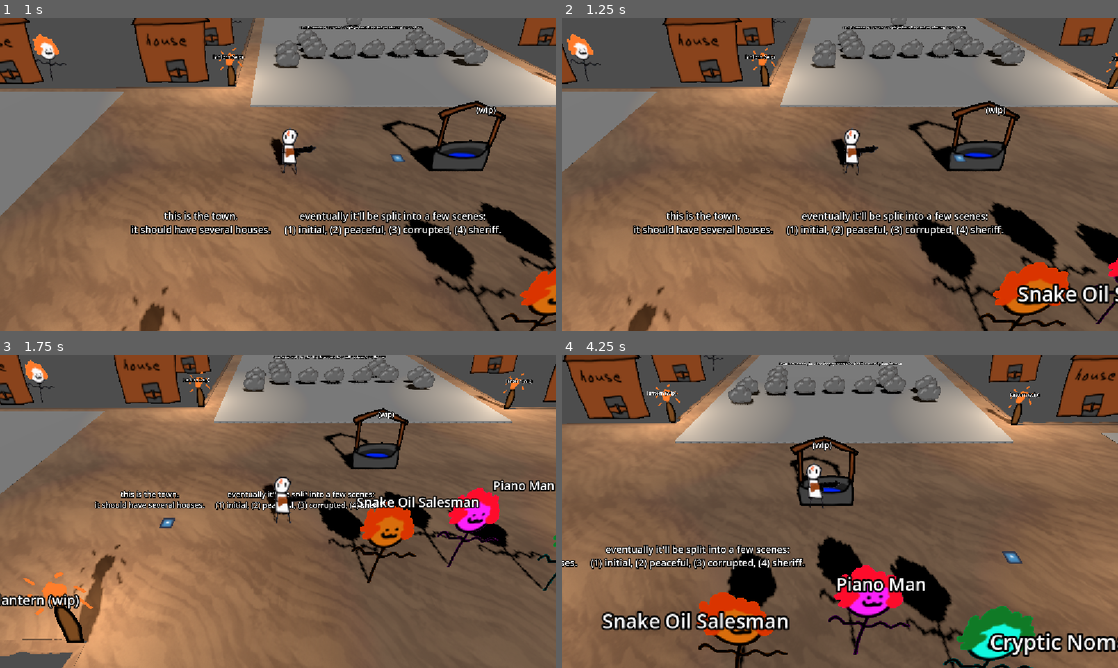
Above: before the commit, frames 1-4 (two rows, left to right).
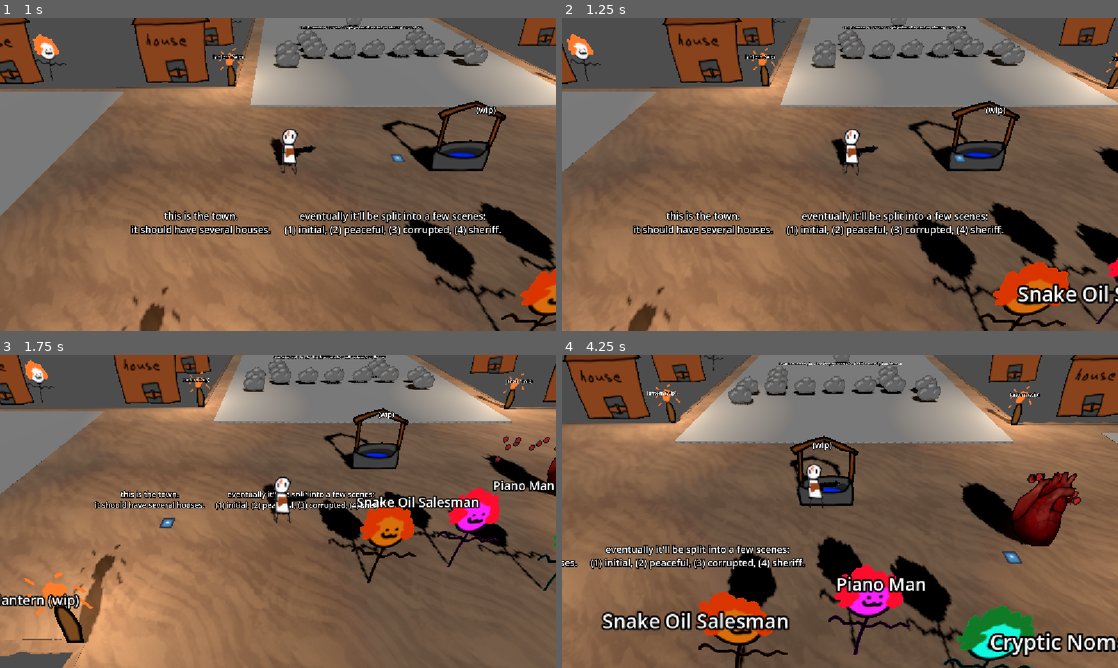
Above: after the commit, the same moments.

Repository: gmuGADIG/DEADSHOT
Game: Godot game, scene res://world/levels/town/level_town_1.tscn
Two runs of this game, one before a commit and one after it. Both use one fixed random seed, a clock stepped at 60 frames per second and the inputs below. This scene is started directly instead of the project's main scene. The engine's default icon, where the game draws it, is replaced by a stand-in: a white triangle on a blue panel in a dark square.
Inputs (mouse positions are in pixels of both pictures, inside the frame that each line leads up to):
- Up to frame 1 (1 s): move the mouse to (400, 158) at 0.52 s; press the mouse at (400, 158) at 0.53 s; hold D (move_right) from 0.53 s (still down)
- Up to frame 2 (1.25 s): keep holding D (move_right)
- Up to frame 3 (1.75 s): move the mouse to (166, 527) at 1.27 s; release D (move_right) at 1.28 s; release the mouse at (166, 527) at 1.28 s; hold S (move_down) from 1.28 s (still down); tap E (interact) at 1.35 s
- Up to frame 4 (4.25 s): move the mouse to (895, 442) at 2.02 s; release S (move_down) at 2.03 s; hold D (move_right) 2.03-2.78 s; tap Space (roll) at 2.1 s; move the mouse to (812, 574) at 2.77 s; hold W (move_up) 2.78-3.53 s; right-click (812, 574) at 2.85 s; move the mouse to (1006, 558) at 3.52 s; press the mouse at (1006, 558) at 3.53 s; hold A (move_left) from 3.53 s (still down)

Frame 1 is identical in both runs. In frame 2, 0.2% of the frame differs, in the area x 95-100%, y 41-50%; in frame 3, 0.7%; in frame 4, 2.9%, in the area x 71-94%, y 37-62%.

Commit message:
Various level tweaks for the demo

Diff:
--- a/world/interactables/barrel/barrel.tscn
+++ b/world/interactables/barrel/barrel.tscn
@@ -28,6 +28,7 @@
 }]
 
 [sub_resource type="CylinderShape3D" id="CylinderShape3D_lbkrv"]
+height = 1.9055176
 radius = 0.89697266
 
 [node name="Barrel" type="CharacterBody3D"]
@@ -40,7 +41,7 @@
 shape = SubResource("CylinderShape3D_polpe")
 
 [node name="AnimatedSprite3D" type="AnimatedSprite3D" parent="."]
-transform = Transform3D(0.5376869, 0, 0, 0, 0.46097943, 0.27677637, 0, -0.27677637, 0.46097943, 0, 0, 0)
+transform = Transform3D(0.5376869, 0, 0, 0, 0.46097943, 0.27677637, 0, -0.27677637, 0.46097943, 0, 0.7961457, 0)
 sprite_frames = SubResource("SpriteFrames_5vsq6")
 animation = &"idle"
 autoplay = "idle"
@@ -53,6 +54,7 @@
 damage = 10
 
 [node name="CollisionShape3D" type="CollisionShape3D" parent="EnemyHurter"]
+transform = Transform3D(1, 0, 0, 0, 1, 0, 0, 0, 1, 0, 0.8026123, 0)
 shape = SubResource("CylinderShape3D_lbkrv")
 
 [connection signal="area_entered" from="EnemyHurter" to="EnemyHurter" method="_on_area_entered"]
--- a/world/levels/desert_large/level_desert_large.tscn
+++ b/world/levels/desert_large/level_desert_large.tscn
@@ -8,6 +8,11 @@
 [ext_resource type="PackedScene" uid="uid://bb3qdjspo0kcq" path="res://world/interactables/barrel/barrel.tscn" id="8_afdcq"]
 [ext_resource type="PackedScene" uid="uid://c2bxn6p802s68" path="res://world/interactables/cover/cover_cactus_small.tscn" id="8_bu2xb"]
 [ext_resource type="PackedScene" uid="uid://ckbr1getgwitd" path="res://world/interactables/tumbleweed/tumbleweed.tscn" id="9_bu2xb"]
+[ext_resource type="PackedScene" uid="uid://dhb2pgqbfvxoa" path="res://world/enemy/encounter/encounter.tscn" id="9_fpcaa"]
+[ext_resource type="PackedScene" uid="uid://nh502xx1aqq1" path="res://world/enemy/meat/meat.tscn" id="10_r6j0u"]
+[ext_resource type="PackedScene" uid="uid://dwdhuncnyfmcw" path="res://world/enemy/wilder/wilder.tscn" id="11_4q5tc"]
+[ext_resource type="PackedScene" uid="uid://b4n4rflu3my0v" path="res://world/enemy/longhorn/longhorn.tscn" id="12_qk81x"]
+[ext_resource type="PackedScene" uid="uid://dxdkwdigtcn43" path="res://world/enemy/test/enemy_test.tscn" id="13_r6j0u"]
 
 [sub_resource type="NavigationMesh" id="NavigationMesh_afdcq"]
 vertices = PackedVector3Array(-10.250001, 0.489998, -33.554787, -10.250001, 0.489998, -31.804787, -8.750001, 0.489998,  …(1947 unchanged characters)…
@@ -19,6 +24,9 @@
 "tilts": PackedFloat32Array(0, 0, 0, 0, 0, 0, 0, 0, 0, 0, 0, 0, 0, 0, 0, 0, 0, 0, 0, 0, 0, 0, 0, 0, 0, 0, 0, 0, 0, 0, 0, 0, 0, 0, 0, 0, 0, 0, 0, 0, 0, 0, 0, 0, 0, 0, 0, 0, 0, 0, 0, 0, 0, 0, 0, 0, 0, 0, 0, 0, 0, 0, 0, 0, 0, 0, 0, 0)
 }
 point_count = 68
+
+[sub_resource type="BoxShape3D" id="BoxShape3D_b84ov"]
+size = Vector3(10, 3, 10)
 
 [node name="LevelDesertLarge" instance=ExtResource("1_b00wy")]
 
@@ -61,88 +69,116 @@
 
 [node name="Boulder" type="Node" parent="." index="7"]
 
-[node name="Boulder" parent="Boulder" index="0" instance=ExtResource("7_afdcq")]
-transform = Transform3D(1, 0, 0, 0, 1, 0, 0, 0, 1, 19.811537, 0.17816657, -2.0705712)
-
-[node name="Boulder2" parent="Boulder" index="1" instance=ExtResource("7_afdcq")]
+[node name="Boulder2" parent="Boulder" index="0" instance=ExtResource("7_afdcq")]
 transform = Transform3D(1, 0, 0, 0, 1, 0, 0, 0, 1, 18.462555, 0.1781648, -27.93689)
 
-[node name="Boulder3" parent="Boulder" index="2" instance=ExtResource("7_afdcq")]
+[node name="Boulder3" parent="Boulder" index="1" instance=ExtResource("7_afdcq")]
 transform = Transform3D(1, 0, 0, 0, 1, 0, 0, 0, 1, 17.201342, 0.17816389, -26.712894)
 
-[node name="Boulder4" parent="Boulder" index="3" instance=ExtResource("7_afdcq")]
+[node name="Boulder4" parent="Boulder" index="2" instance=ExtResource("7_afdcq")]
 transform = Transform3D(1, 0, 0, 0, 1, 0, 0, 0, 1, 18.515718, 0.17816478, -25.28032)
 
-[node name="Boulder5" parent="Boulder" index="4" instance=ExtResource("7_afdcq")]
+[node name="Boulder5" parent="Boulder" index="3" instance=ExtResource("7_afdcq")]
 transform = Transform3D(1, 0, 0, 0, 1, 0, 0, 0, 1, 17.042234, 0.17816493, -24.416393)
 
-[node name="Boulder6" parent="Boulder" index="5" instance=ExtResource("7_afdcq")]
+[node name="Boulder6" parent="Boulder" index="4" instance=ExtResource("7_afdcq")]
 transform = Transform3D(1, 0, 0, 0, 1, 0, 0, 0, 1, 11.21336, 0.17816426, -26.50298)
 
-[node name="Boulder7" parent="Boulder" index="6" instance=ExtResource("7_afdcq")]
+[node name="Boulder7" parent="Boulder" index="5" instance=ExtResource("7_afdcq")]
 transform = Transform3D(1, 0, 0, 0, 1, 0, 0, 0, 1, 0.94015527, 0.17816462, -29.55384)
 
-[node name="Boulder8" parent="Boulder" index="7" instance=ExtResource("7_afdcq")]
+[node name="Boulder8" parent="Boulder" index="6" instance=ExtResource("7_afdcq")]
 transform = Transform3D(1, 0, 0, 0, 1, 0, 0, 0, 1, 5.5779686, 0.1781647, -30.717464)
 
-[node name="Boulder9" parent="Boulder" index="8" instance=ExtResource("7_afdcq")]
+[node name="Boulder9" parent="Boulder" index="7" instance=ExtResource("7_afdcq")]
 transform = Transform3D(1, 0, 0, 0, 1, 0, 0, 0, 1, 12.396245, 0.17816356, -34.385365)
 
-[node name="Boulder10" parent="Boulder" index="9" instance=ExtResource("7_afdcq")]
+[node name="Boulder10" parent="Boulder" index="8" instance=ExtResource("7_afdcq")]
 transform = Transform3D(1, 0, 0, 0, 1, 0, 0, 0, 1, 13.794845, 0.17816448, -33.580948)
 
-[node name="Boulder11" parent="Boulder" index="10" instance=ExtResource("7_afdcq")]
+[node name="Boulder11" parent="Boulder" index="9" instance=ExtResource("7_afdcq")]
 transform = Transform3D(1, 0, 0, 0, 1, 0, 0, 0, 1, 14.980199, 0.17816451, -32.758507)
 
-[node name="Boulder12" parent="Boulder" index="11" instance=ExtResource("7_afdcq")]
+[node name="Boulder12" parent="Boulder" index="10" instance=ExtResource("7_afdcq")]
 transform = Transform3D(1, 0, 0, 0, 1, 0, 0, 0, 1, 15.4549465, 0.17816478, -31.566849)
 
-[node name="Boulder13" parent="Boulder" index="12" instance=ExtResource("7_afdcq")]
+[node name="Boulder13" parent="Boulder" index="11" instance=ExtResource("7_afdcq")]
 transform = Transform3D(1, 0, 0, 0, 1, 0, 0, 0, 1, 19.207636, 0.17816505, -46.157387)
 
-[node name="Boulder14" parent="Boulder" index="13" instance=ExtResource("7_afdcq")]
+[node name="Boulder14" parent="Boulder" index="12" instance=ExtResource("7_afdcq")]
 transform = Transform3D(1, 0, 0, 0, 1, 0, 0, 0, 1, 19.14983, 0.17816395, -47.24311)
 
-[node name="Boulder15" parent="Boulder" index="14" instance=ExtResource("7_afdcq")]
+[node name="Boulder15" parent="Boulder" index="13" instance=ExtResource("7_afdcq")]
 transform = Transform3D(1, 0, 0, 0, 1, 0, 0, 0, 1, 20.913963, 0.17816347, -47.29476)
 
 [node name="Cacti" type="Node" parent="." index="8"]
 
 [node name="Small_Cacti" type="Node" parent="Cacti" index="0"]
 
-[node name="CactusSmall" parent="Cacti/Small_Cacti" index="0" instance=ExtResource("8_bu2xb")]
-transform = Transform3D(1, 0, 0, 0, 1, 0, 0, 0, 1, 5.601919, 3.8467604e-07, -3.0178459)
-
-[node name="CactusSmall2" parent="Cacti/Small_Cacti" index="1" instance=ExtResource("8_bu2xb")]
-transform = Transform3D(1, 0, 0, 0, 1, 0, 0, 0, 1, 12.14134, -5.2422085e-05, -12.818533)
-
 [node name="Large_Cacti" type="Node" parent="Cacti" index="1"]
 
-[node name="CactusLarge" parent="Cacti/Large_Cacti" index="0" instance=ExtResource("4_xa3ak")]
-transform = Transform3D(1, 0, 0, 0, 1, 0, 0, 0, 1, 19.09703, -2.0367612e-07, -6.099324)
-
-[node name="CactusLarge2" parent="Cacti/Large_Cacti" index="1" instance=ExtResource("4_xa3ak")]
-transform = Transform3D(1, 0, 0, 0, 1, 0, 0, 0, 1, 9.072891, -6.496742e-07, -5.2471523)
-
-[node name="CactusLarge3" parent="Cacti/Large_Cacti" index="2" instance=ExtResource("4_xa3ak")]
+[node name="CactusLarge3" parent="Cacti/Large_Cacti" index="0" instance=ExtResource("4_xa3ak")]
 transform = Transform3D(1, 0, 0, 0, 1, 0, 0, 0, 1, 8.384895, -1.6032386e-06, -44.77323)
 
 [node name="Tumbleweeds" type="Node" parent="." index="9"]
 
-[node name="Tumbleweed" parent="Tumbleweeds" index="0" instance=ExtResource("9_bu2xb")]
-transform = Transform3D(1, 0, 0, 0, 1, 0, 0, 0, 1, 11.923746, 0.18278442, -7.6265445)
-
-[node name="Tumbleweed2" parent="Tumbleweeds" index="1" instance=ExtResource("9_bu2xb")]
+[node name="Tumbleweed2" parent="Tumbleweeds" index="0" instance=ExtResource("9_bu2xb")]
 transform = Transform3D(1, 0, 0, 0, 1, 0, 0, 0, 1, 16.675835, 0.18278296, -44.48444)
 
-[node name="Tumbleweed3" parent="Tumbleweeds" index="2" instance=ExtResource("9_bu2xb")]
+[node name="Tumbleweed3" parent="Tumbleweeds" index="1" instance=ExtResource("9_bu2xb")]
 transform = Transform3D(1, 0, 0, 0, 1, 0, 0, 0, 1, 23.102127, 0.18278383, -50.378468)
 
-[node name="CactusSmall" parent="Tumbleweeds" index="3" instance=ExtResource("8_bu2xb")]
+[node name="CactusSmall" parent="Tumbleweeds" index="2" instance=ExtResource("8_bu2xb")]
 transform = Transform3D(1, 0, 0, 0, 1, 0, 0, 0, 1, 19.142859, -2.7973333e-06, -51.416737)
 
-[node name="Barrel" parent="Tumbleweeds" index="4" instance=ExtResource("8_afdcq")]
+[node name="Barrel" parent="Tumbleweeds" index="3" instance=ExtResource("8_afdcq")]
 transform = Transform3D(1, 0, 0, 0, 1, 0, 0, 0, 1, 14.82678, 0.06111574, -49.835487)
 
-[node name="Barrel2" parent="Tumbleweeds" index="5" instance=ExtResource("8_afdcq")]
+[node name="Barrel2" parent="Tumbleweeds" index="4" instance=ExtResource("8_afdcq")]
 transform = Transform3D(1, 0, 0, 0, 1, 0, 0, 0, 1, 12.6748905, 0.061111998, -47.962082)
+
+[node name="EncounterDemo" parent="." index="11" instance=ExtResource("9_fpcaa")]
+transform = Transform3D(1, 0, 0, 0, 1, 0, 0, 0, 1, 13.969939, 0, -9.079371)
+
+[node name="EncounterShape" type="CollisionShape3D" parent="EncounterDemo" index="1"]
+transform = Transform3D(1, 0, 0, 0, 1, 0, 0, 0, 1, 0, 0, 7.476664)
+shape = SubResource("BoxShape3D_b84ov")
+
+[node name="CactusSmall2" parent="EncounterDemo" index="2" instance=ExtResource("8_bu2xb")]
+transform = Transform3D(1, 0, 0, 0, 1, 0, 0, 0, 1, -1.828599, -5.2422085e-05, -3.7391615)
+
+[node name="CactusLarge" parent="EncounterDemo" index="3" instance=ExtResource("4_xa3ak")]
+transform = Transform3D(1, 0, 0, 0, 1, 0, 0, 0, 1, 5.1270914, -2.0367612e-07, 2.9800472)
+
+[node name="Tumbleweed" parent="EncounterDemo" index="4" instance=ExtResource("9_bu2xb")]
+transform = Transform3D(1, 0, 0, 0, 1, 0, 0, 0, 1, -2.0461931, 0.18278442, 1.452827)
+
+[node name="Boulder" parent="EncounterDemo" index="5" instance=ExtResource("7_afdcq")]
+transform = Transform3D(1, 0, 0, 0, 1, 0, 0, 0, 1, 5.8415976, 0.17816657, 7.0088005)
+
+[node name="CactusSmall" parent="EncounterDemo" index="6" instance=ExtResource("8_bu2xb")]
+transform = Transform3D(1, 0, 0, 0, 1, 0, 0, 0, 1, -8.36802, 3.8467604e-07, 6.0615253)
+
+[node name="CactusLarge2" parent="EncounterDemo" index="7" instance=ExtResource("4_xa3ak")]
+transform = Transform3D(1, 0, 0, 0, 1, 0, 0, 0, 1, -4.897048, -6.496742e-07, 3.8322191)
+
+[node name="Meat" parent="EncounterDemo" index="8" instance=ExtResource("10_r6j0u")]
+transform = Transform3D(1, 0, 0, 0, 1, 0, 0, 0, 1, 2.8820887, 0, -0.141716)
+
+[node name="Meat2" parent="EncounterDemo" index="9" instance=ExtResource("10_r6j0u")]
+transform = Transform3D(1, 0, 0, 0, 1, 0, 0, 0, 1, -9.306729, 0, 2.5225048)
+
+[node name="Meat3" parent="EncounterDemo" index="10" instance=ExtResource("10_r6j0u")]
+transform = Transform3D(1, 0, 0, 0, 1, 0, 0, 0, 1, 8.414924, 0, 3.761386)
+
+[node name="Wilder" parent="EncounterDemo" index="11" instance=ExtResource("11_4q5tc")]
+transform = Transform3D(1, 0, 0, 0, 1, 0, 0, 0, 1, 8.078797, 0, -1.4001245)
+
+[node name="LonghornEnemy" parent="EncounterDemo" index="12" instance=ExtResource("12_qk81x")]
+transform = Transform3D(1, 0, 0, 0, 1, 0, 0, 0, 1, -10.863417, 0, -1.5842924)
+
+[node name="EnemyTest" parent="EncounterDemo" index="13" instance=ExtResource("13_r6j0u")]
+transform = Transform3D(1, 0, 0, 0, 1, 0, 0, 0, 1, 2.240838, 0, 3.9463587)
+
+[node name="Barrel" parent="EncounterDemo" index="14" instance=ExtResource("8_afdcq")]
+transform = Transform3D(1, 0, 0, 0, 1, 0, 0, 0, 1, -1.7318039, 0, 4.817692)
--- a/world/levels/mines/level_mines.tscn
+++ b/world/levels/mines/level_mines.tscn
@@ -8,6 +8,7 @@
 [ext_resource type="PackedScene" uid="uid://0ndhmibsve8k" path="res://world/comment/comment.tscn" id="4_svmac"]
 [ext_resource type="PackedScene" uid="uid://b4n4rflu3my0v" path="res://world/enemy/longhorn/longhorn.tscn" id="5_ci4pn"]
 [ext_resource type="PackedScene" uid="uid://dwdhuncnyfmcw" path="res://world/enemy/wilder/wilder.tscn" id="6_fb8xb"]
+[ext_resource type="PackedScene" uid="uid://b0ttk38sufgur" path="res://world/pickups/corrupt_heart/corrupt_heart.tscn" id="9_qw06v"]
 
 [sub_resource type="NavigationMesh" id="NavigationMesh_ci4pn"]
 vertices = PackedVector3Array(31.360775, 0.35881376, -28.744022, 24.610775, 0.35881376, -28.744022, 24.860775, 0.358813 …(3933 unchanged characters)…
@@ -94,4 +95,7 @@
 transform = Transform3D(1, 0, 0, 0, 1, 0, 0, 0, 1, 0, 1.0620713, 0.7462635)
 text = "i am the wilder"
 
+[node name="CorruptHeart" parent="." index="10" instance=ExtResource("9_qw06v")]
+transform = Transform3D(1, 0, 0, 0, 1, 0, 0, 0, 1, 171.74503, 0, 15.157271)
+
 [editable path="World/Floor"]
--- a/world/levels/town/level_town_1.tscn
+++ b/world/levels/town/level_town_1.tscn
@@ -11,6 +11,7 @@
 [ext_resource type="PackedScene" uid="uid://8er7o8byf7v1" path="res://world/decoration/well/well.tscn" id="7_f3sn8"]
 [ext_resource type="PackedScene" uid="uid://cgj018oscuhf6" path="res://world/decoration/buildings/house.tscn" id="7_qoiyb"]
 [ext_resource type="PackedScene" uid="uid://crroyl2puavcb" path="res://world/decoration/floor_lantern/floor_lantern.tscn" id="9_ycak7"]
+[ext_resource type="PackedScene" uid="uid://b0ttk38sufgur" path="res://world/pickups/corrupt_heart/corrupt_heart.tscn" id="12_dwgit"]
 
 [sub_resource type="NavigationMesh" id="NavigationMesh_jsebj"]
 vertices = PackedVector3Array(12.672548, 0.49, 3.7185097, 12.672548, 0.49, 2.7185097, 10.922548, 0.49, 2.7185097, 10.17 …(310 unchanged characters)…
@@ -489,6 +490,9 @@
 [node name="Boulder29" parent="." index="86" instance=ExtResource("5_dwgit")]
 transform = Transform3D(1, 0, 0, 0, 1, 0, 0, 0, 1, 14.902529, 0.20793094, 31.907898)
 
+[node name="CorruptHeart" parent="." index="88" instance=ExtResource("12_dwgit")]
+transform = Transform3D(1, 0, 0, 0, 1, 0, 0, 0, 1, 18.908998, 0, 1.6071377)
+
 [editable path="NPCs/NPCTest2"]
 [editable path="NPCs/NPCTest3"]
 [editable path="NPCs/NPCTest4"]
--- a/world/pickups/corrupt_heart/corrupt_heart.tscn
+++ b/world/pickups/corrupt_heart/corrupt_heart.tscn
@@ -129,7 +129,7 @@
 final_burst_packed = ExtResource("2_e8xih")
 
 [node name="Sprite3D" type="Sprite3D" parent="."]
-transform = Transform3D(0.5425574, 0, 0, 0, 0.46986842, 0.27127883, 0, -0.27127883, 0.46986842, 0, 0.82869124, 0)
+transform = Transform3D(0.5425574, 0, 0, 0, 0.46986842, 0.27127883, 0, -0.27127883, 0.46986842, 0, 1.2127075, 0)
 alpha_cut = 1
 texture = ExtResource("1_sj4sw")
 
Not shown: 1 places in world/levels/desert_large/level_desert_large.tscn that only renumber resources
Not shown: 1 places in world/levels/mines/level_mines.tscn that only renumber resources
Not shown: 1 places in world/levels/town/level_town_1.tscn that only renumber resources
